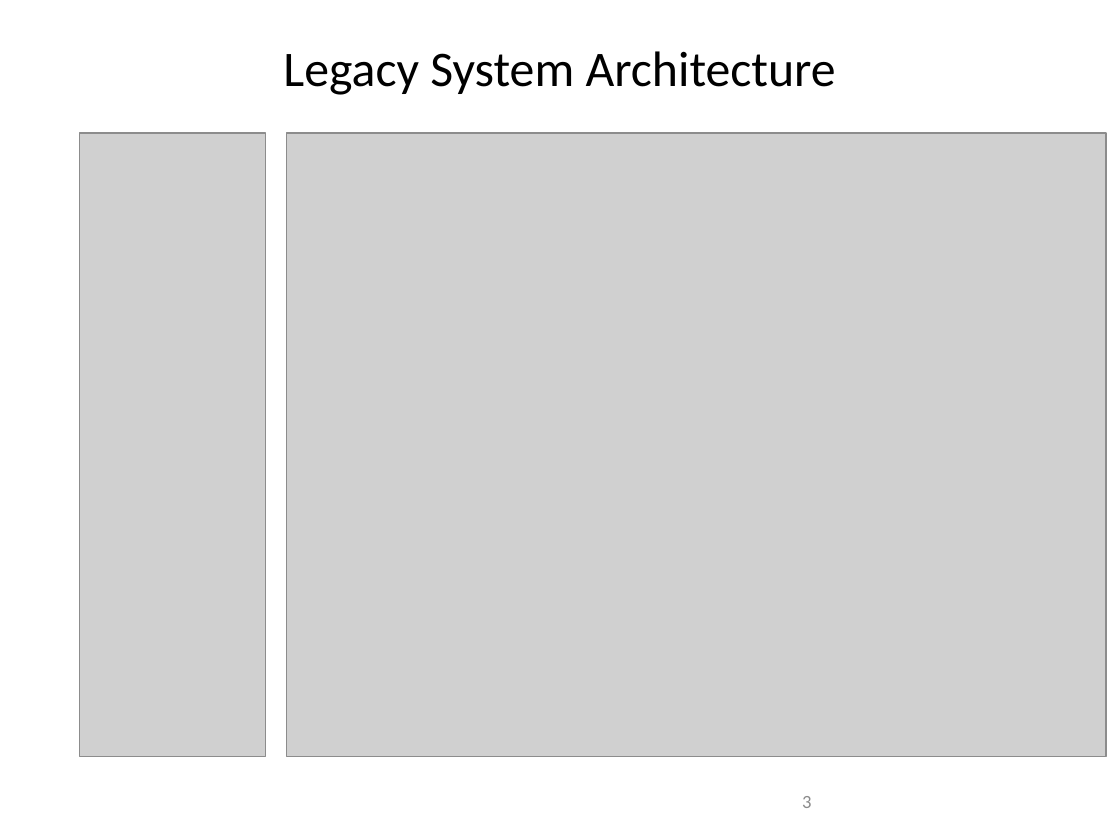
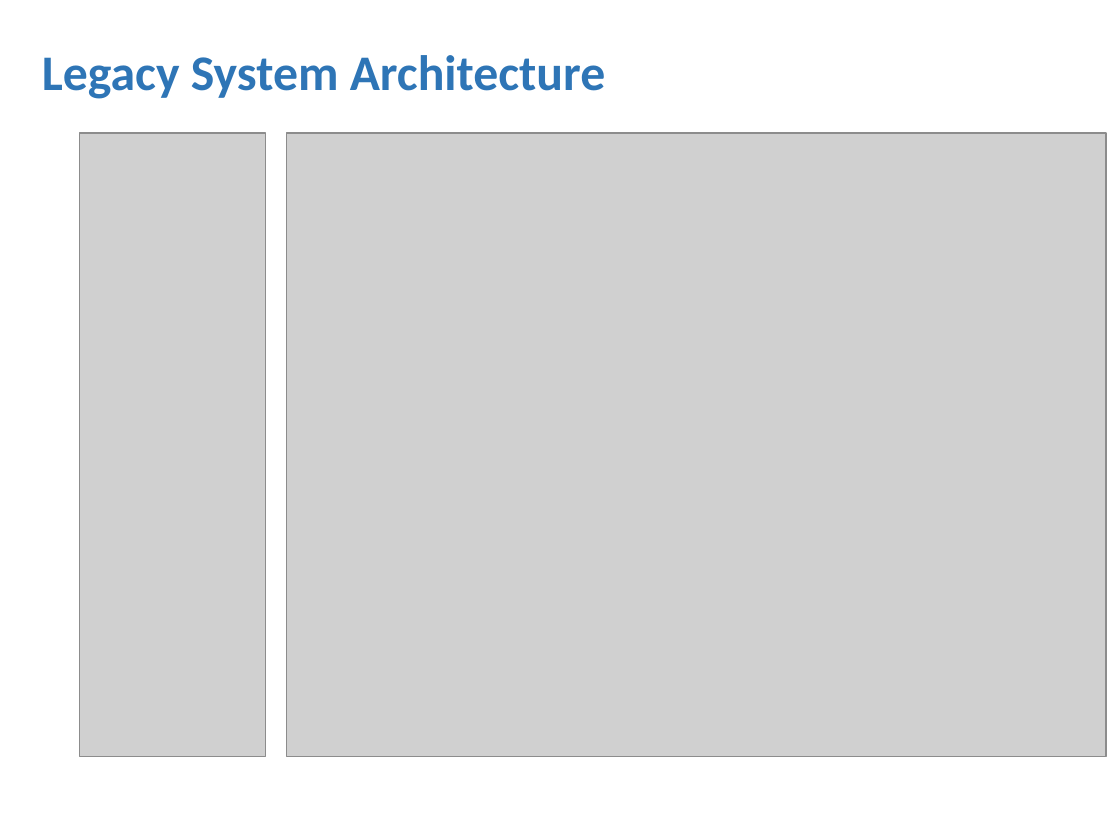
Before and after one commit to amichel/PaymentsGateway.MassTransit.Demo, a slide deck: slide 3 of Presentation/Service Bus Integration Patterns.pptx. Drawn at 1120x840 pixels with LibreOffice and Linux fonts; fonts in the diff are those of the drawing; grey boxes stand for pictures; background and template pictures are left out. Boxes give left, top, right and bottom in pixels: in the first picture for what was removed or moved away, otherwise in the second. Text is boxed around its words. In the diff, an @@ line names an element or a change of style, - is before the commit and + after.

```diff
--- a/Presentation/Service Bus Integration Patterns.pptx
+++ b/Presentation/Service Bus Integration Patterns.pptx
@@ title "Legacy System Architecture": place and size @@
-title "Legacy System Architecture" at [283, 51, 836, 95]
+title "Legacy System Architecture" at [42, 55, 606, 99]
@@ title "Legacy System Architecture" at [42, 55, 606, 99]: text colour #000000 to #2E75B6, bold on; alignment centre to left @@
@@ page number removed at [802, 796, 811, 808] @@
-3
```
Also in this commit, not shown: 14 other slides changed, 1 slide added, 2 slides removed, 2 other files.
